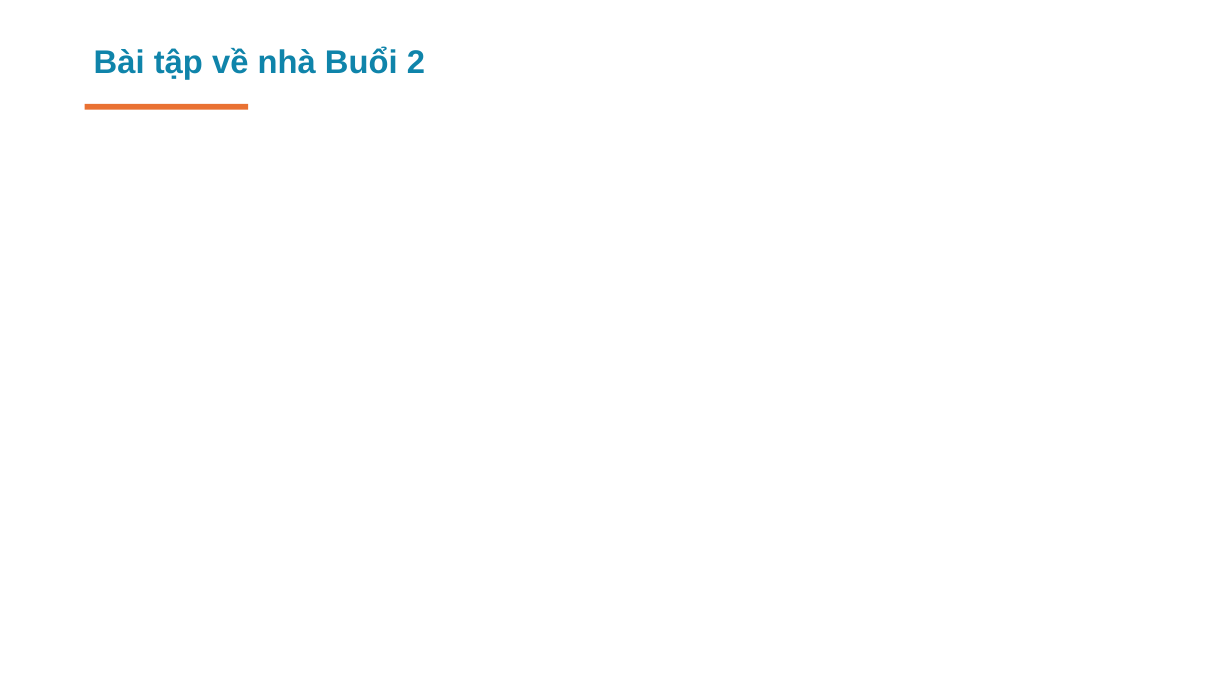
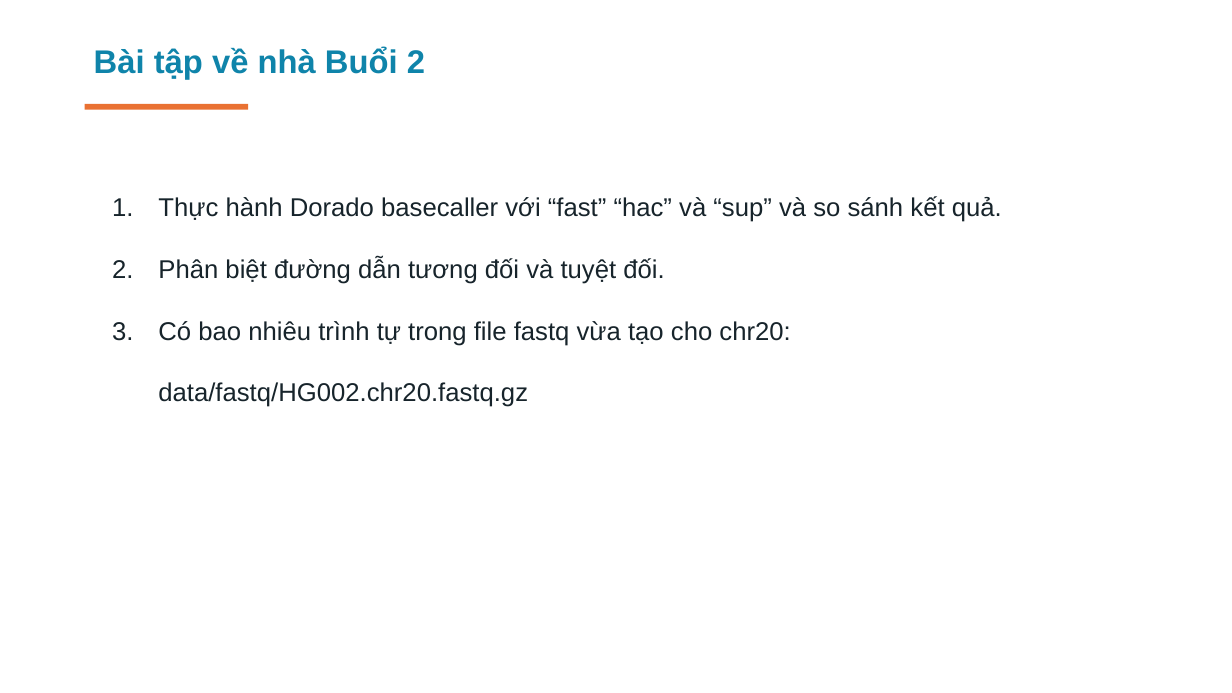
Before and after one commit to lamnvcnsh/ONT_Bioinformatics_Course, a slide deck: slide 20 of lectures/02/Lecture02.pptx. Drawn at 1232x693 pixels with LibreOffice and Linux fonts; fonts in the diff are those of the drawing. Boxes give left, top, right and bottom in pixels: in the first picture for what was removed or moved away, otherwise in the second. Text is boxed around its words. In the diff, an @@ line names an element or a change of style, - is before the commit and + after.

```diff
--- a/lectures/02/Lecture02.pptx
+++ b/lectures/02/Lecture02.pptx
@@ text added at box(158, 196, 1002, 407), 20 pt, text #17242B @@
+1. Thực hành Dorado basecaller với “fast” “hac” và “sup” và so sánh kết quả.
+2. Phân biệt đường dẫn tương đối và tuyệt đối.
+3. Có bao nhiêu trình tự trong file fastq vừa tạo cho chr20: data/fastq/HG002.chr20.fastq.gz
```
Also in this commit, not shown: 2 other slides changed, 1 other file.
